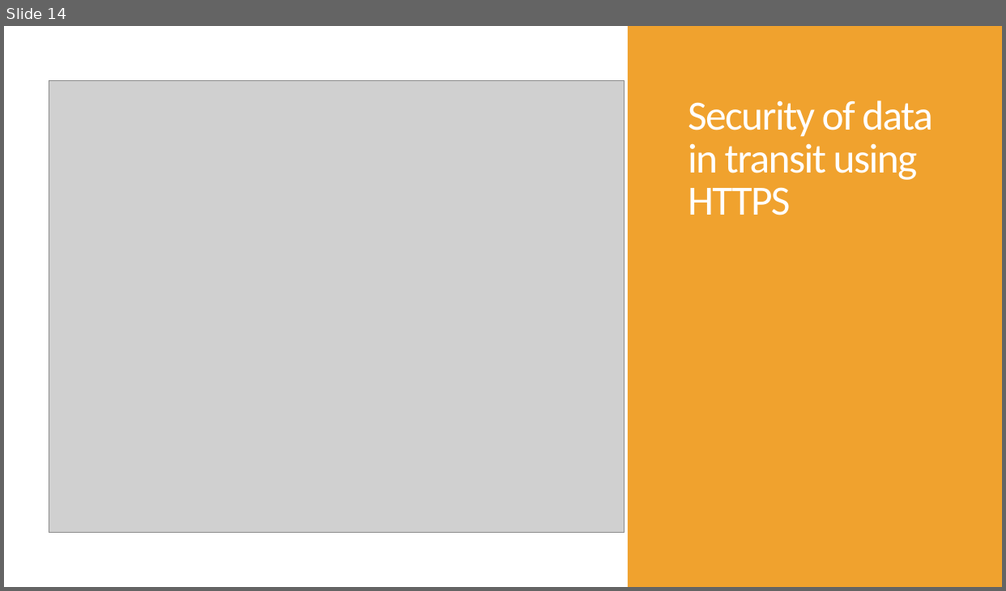
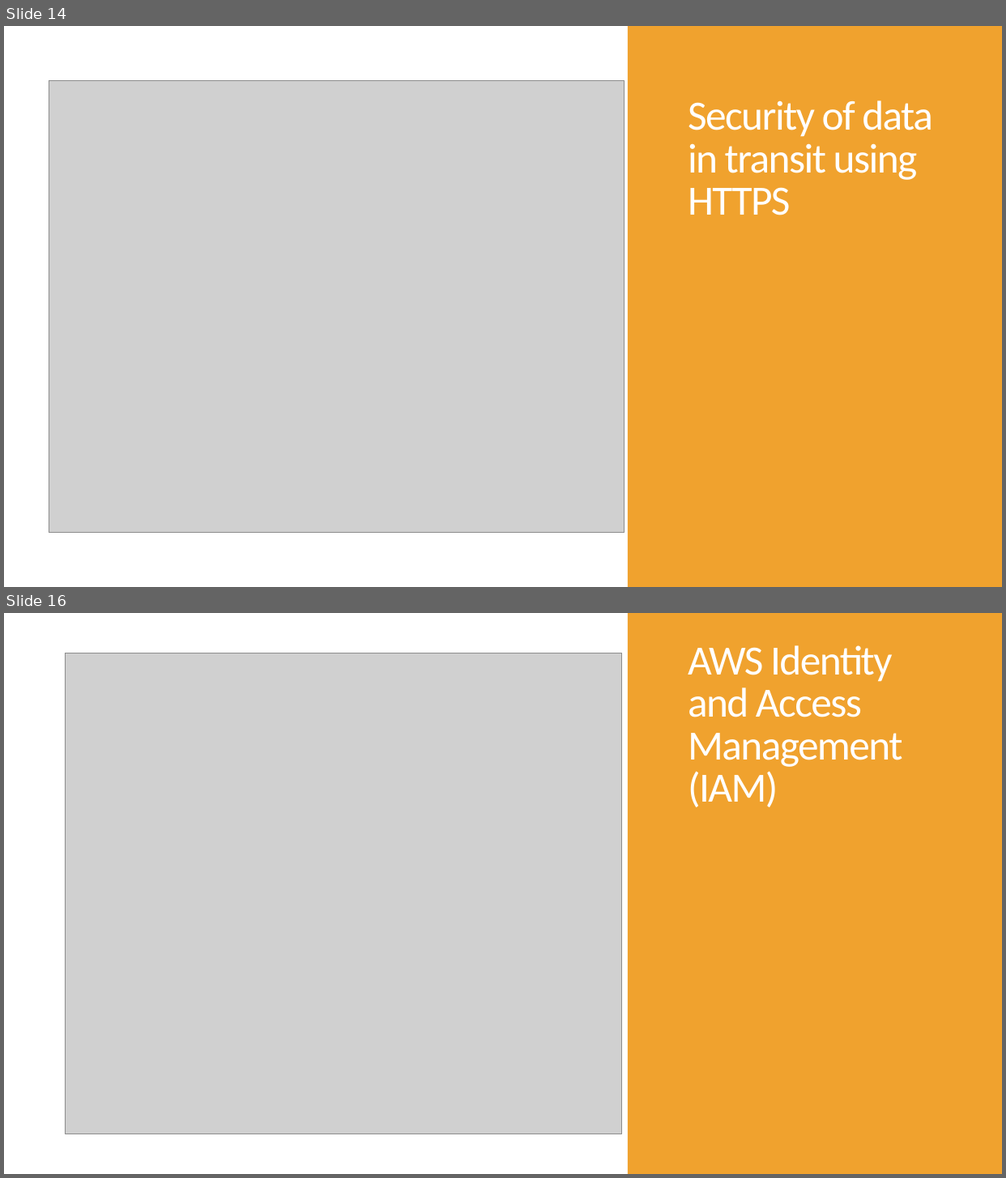
Before and after one commit to damoco/aws-interview-assignment2, a slide deck: Assignment #2 - proposal.pptx. Shown one above the other, each under a label of ours: slide 14 before the commit, slides 14 and 16 after it; the slides between them are not shown. The pictures are 1006x591 and 1006x1178 pixels, drawn with LibreOffice and Linux fonts; fonts in the diff are those of the drawing; grey boxes stand for pictures. Boxes give left, top, right and bottom in pixels: in the first picture for what was removed or moved away, otherwise in the second. Text is boxed around its words. In the diff, an @@ line names an element or a change of style, - is before the commit and + after.

```diff
--- a/Assignment #2 - proposal.pptx
+++ b/Assignment #2 - proposal.pptx
@@ slide 16 added at (x1=4, y1=613, x2=1002, y2=1174), background #FFFFFF; not listed: 1 template element that a slide beside it also shows @@
@@ picture added at (x1=66, y1=653, x2=622, y2=1135) @@
@@ title added at (x1=688, y1=645, x2=902, y2=807), 40 pt, text #FFFFFF @@
+AWS Identity and Access Management (IAM)
```
Also in this commit, not shown: 6 slides changed, 11 other slides added, 2 slides removed.
